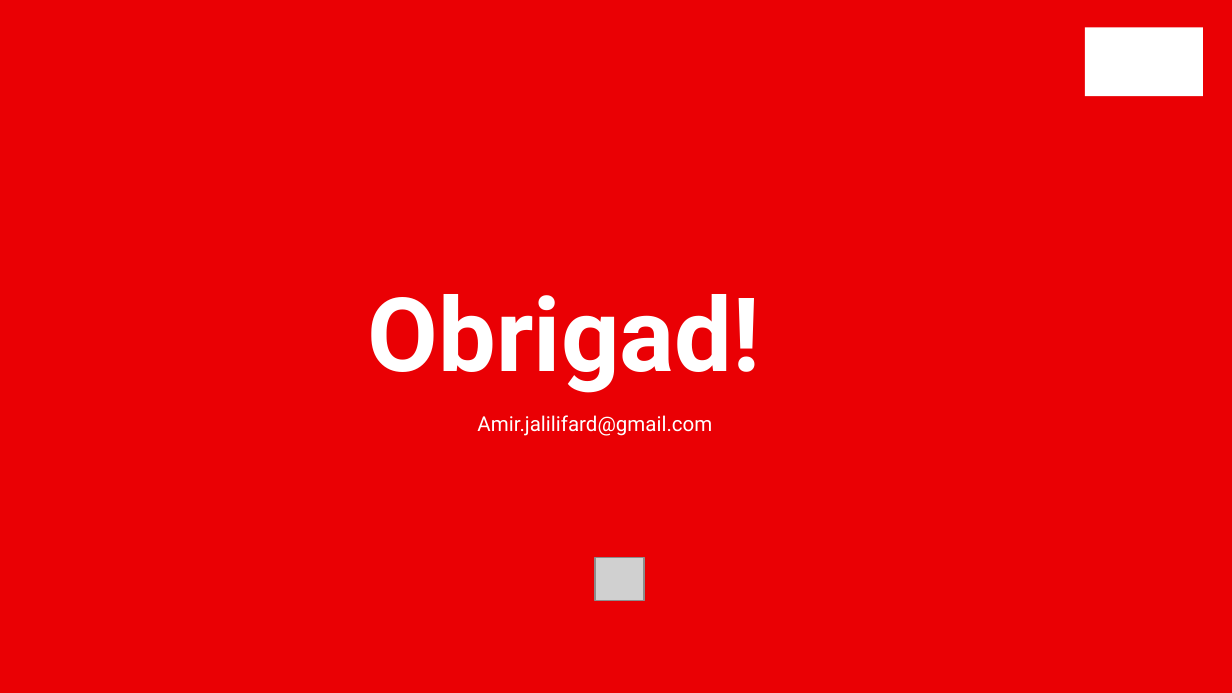
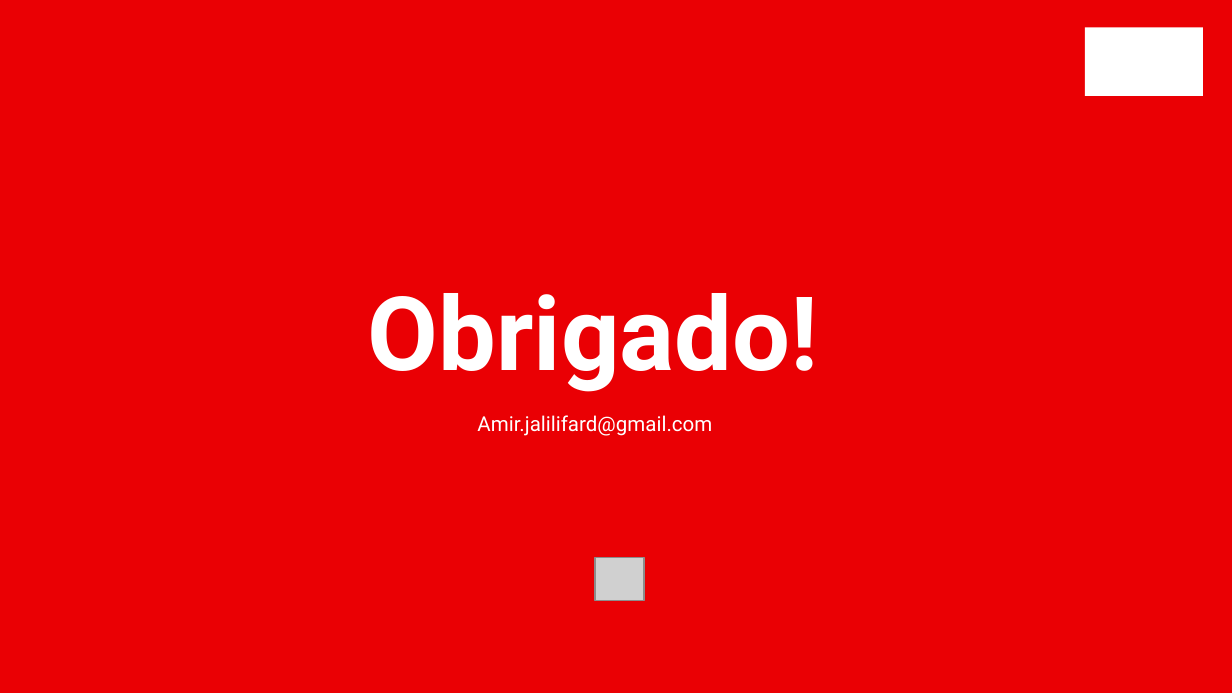
Before and after one commit to amirjalilifard/marketing-offer-case, a slide deck: slide 28 of Ifood-case-presentation.pptx. Drawn at 1232x693 pixels with LibreOffice and Linux fonts; fonts in the diff are those of the drawing; grey boxes stand for pictures; background and template pictures are left out. Boxes give left, top, right and bottom in pixels: in the first picture for what was removed or moved away, otherwise in the second. Text is boxed around its words. In the diff, an @@ line names an element or a change of style, - is before the commit and + after.

```diff
--- a/Ifood-case-presentation.pptx
+++ b/Ifood-case-presentation.pptx
@@ title at (368,293,819,392): text changed @@
-Obrigad!
+Obrigado!
```
Also in this commit, not shown: 22 other slides changed, 2 other files.
